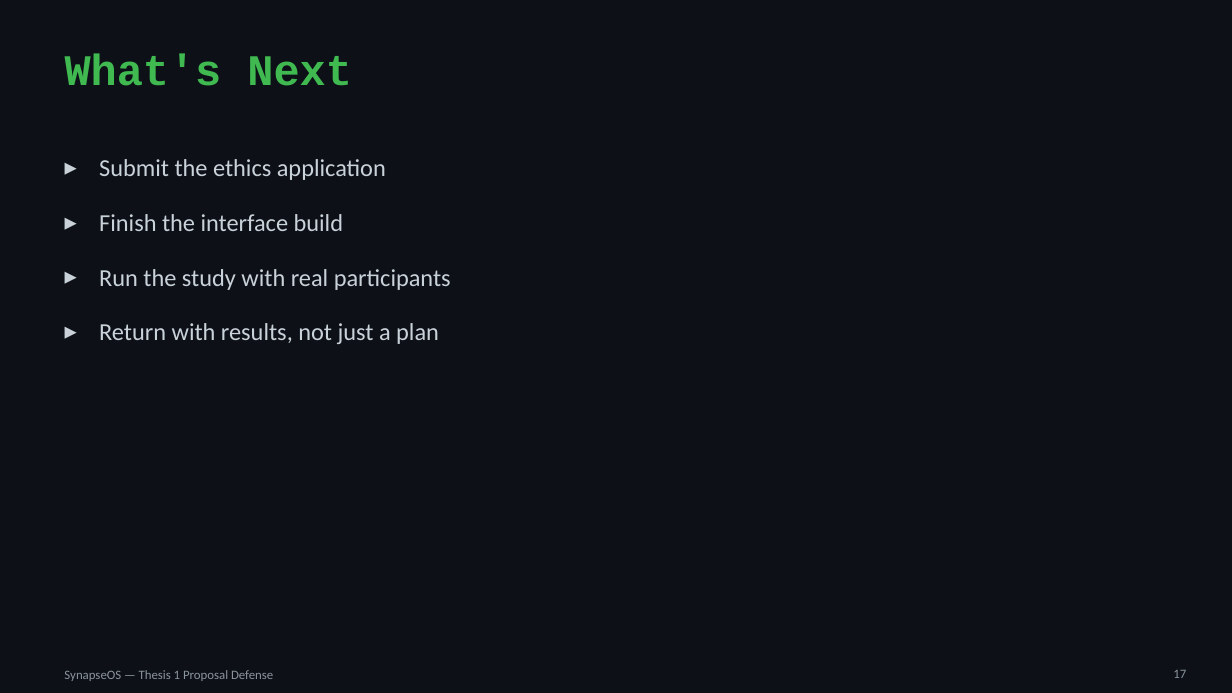
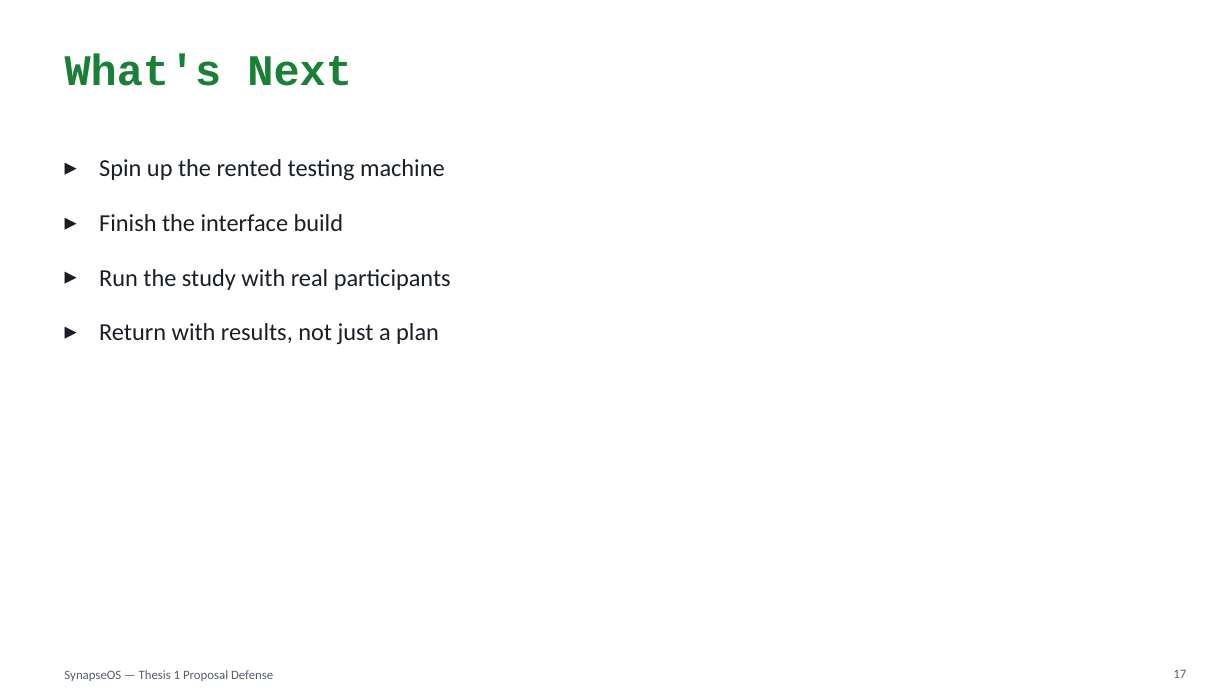
Before and after one commit to willardcsoriano/thesis, a slide deck: slide 17 of thesis 1/defense/SynapseOS_Proposal_Defense.pptx. Drawn at 1232x693 pixels with LibreOffice and Linux fonts; fonts in the diff are those of the drawing. Boxes give left, top, right and bottom in pixels: in the first picture for what was removed or moved away, otherwise in the second. Text is boxed around its words. In the diff, an @@ line names an element or a change of style, - is before the commit and + after.

```diff
--- a/thesis 1/defense/SynapseOS_Proposal_Defense.pptx
+++ b/thesis 1/defense/SynapseOS_Proposal_Defense.pptx
@@ background #0D1117 to #FFFFFF @@
@@ title "What's Next" at box(65, 53, 352, 86): text colour #3FB950 to #1A7F37 @@
@@ text at box(99, 159, 445, 180): text changed; text colour #C9D1D9 to #1A1F26 @@
-▸ Submit the ethics application
+▸ Spin up the rented testing machine
@@ text at box(99, 214, 451, 344): text colour #C9D1D9 to #1A1F26 in "Finish the interface build", "Run the study with real participants", "Return with results, not just a plan" @@
@@ text "SynapseOS — Thesis 1 Proposal ..." at box(64, 670, 273, 681): text colour #8B949E to #57606A @@
@@ page number at box(1173, 670, 1186, 678): text colour #8B949E to #57606A @@
```
Also in this commit, not shown: 14 other slides changed, 1 slide added, 1 slide removed, 4 other files.
